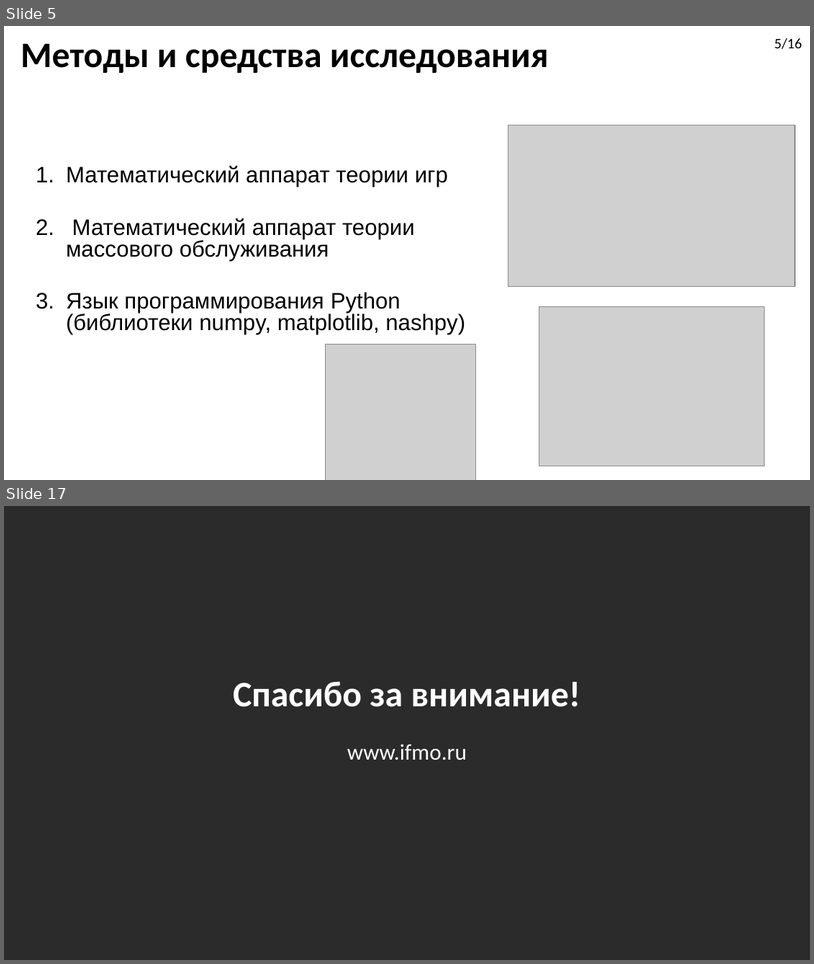
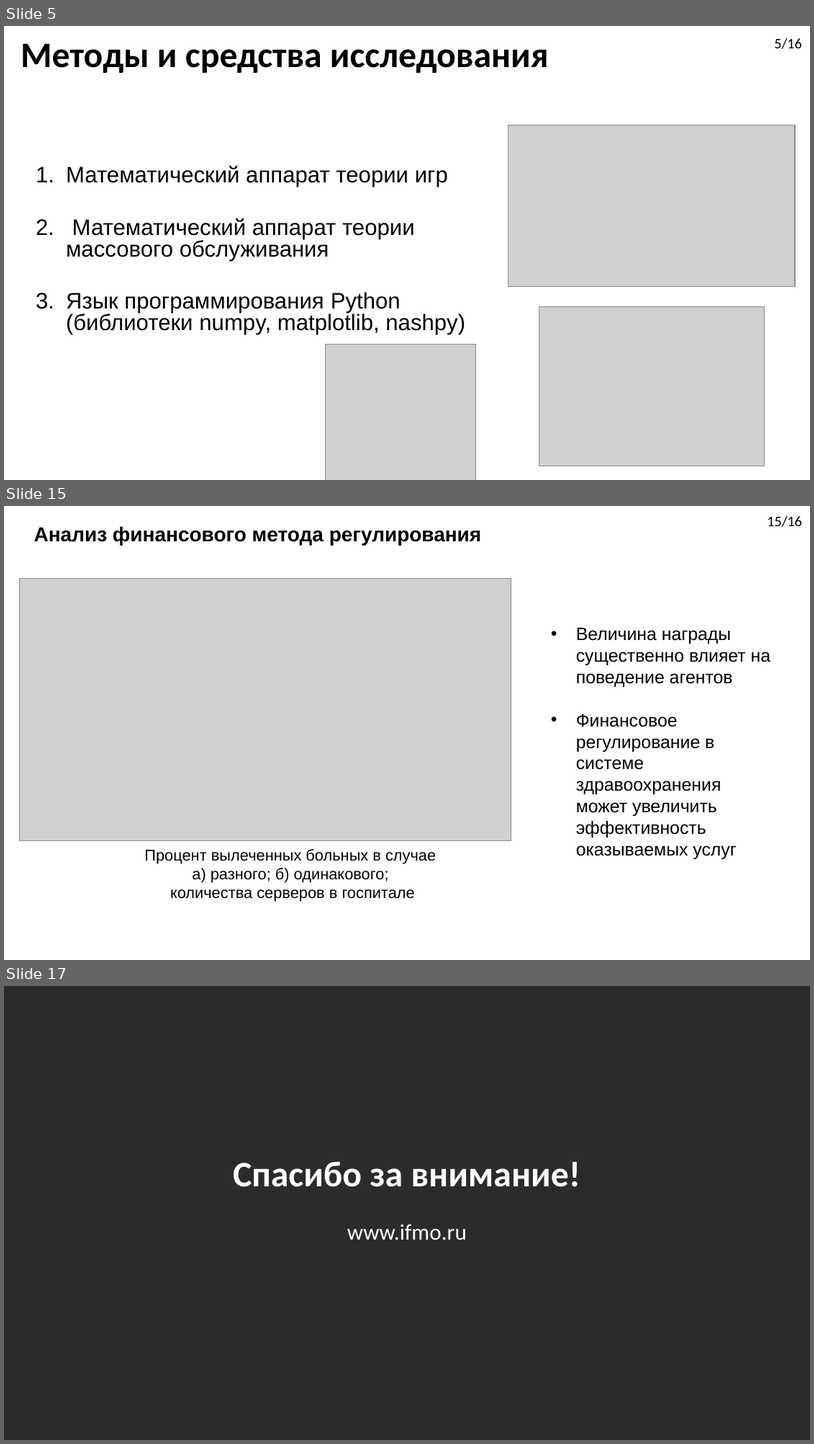
Before and after one commit to DimaStoyanov/Ambulance-Dispatching, a slide deck: Diplom_Presentation.pptx. Shown one above the other, each under a label of ours: slides 5 and 17 before the commit, slides 5, 15 and 17 after it; the slides between them are not shown. The pictures are 814x964 and 814x1444 pixels, drawn with LibreOffice and Linux fonts; fonts in the diff are those of the drawing; grey boxes stand for pictures; background and template pictures are left out; a plain dark background stands for a picture behind light text. Boxes give left, top, right and bottom in pixels: in the first picture for what was removed or moved away, otherwise in the second. Text is boxed around its words. In the diff, an @@ line names an element or a change of style, - is before the commit and + after.

```diff
--- a/Diplom_Presentation.pptx
+++ b/Diplom_Presentation.pptx
@@ slide 15 added at bbox=[4, 506, 810, 960], background picture (left out) @@
@@ text added at bbox=[34, 526, 481, 546], 18 pt, text #000000, bold @@
+Анализ финансового метода регулирования
@@ text added at bbox=[767, 516, 802, 527], 13 pt, text #000000 @@
+15/16
@@ picture added at bbox=[19, 579, 511, 841] @@
@@ text added at bbox=[576, 628, 772, 859], 16 pt, text #000000 @@
+• Величина награды существенно влияет на поведение агентов
+• Финансовое регулирование в системе здравоохранения может увеличить эффективность оказываемых услуг
@@ text added at bbox=[144, 849, 436, 901], 14 pt, text #000000 @@
+Процент вылеченных больных в случае
+а) разного; б) одинакового;
+количества серверов в госпитале
```
Also in this commit, not shown: 7 slides changed, 5 other slides added, 6 slides removed, 5 other files.
